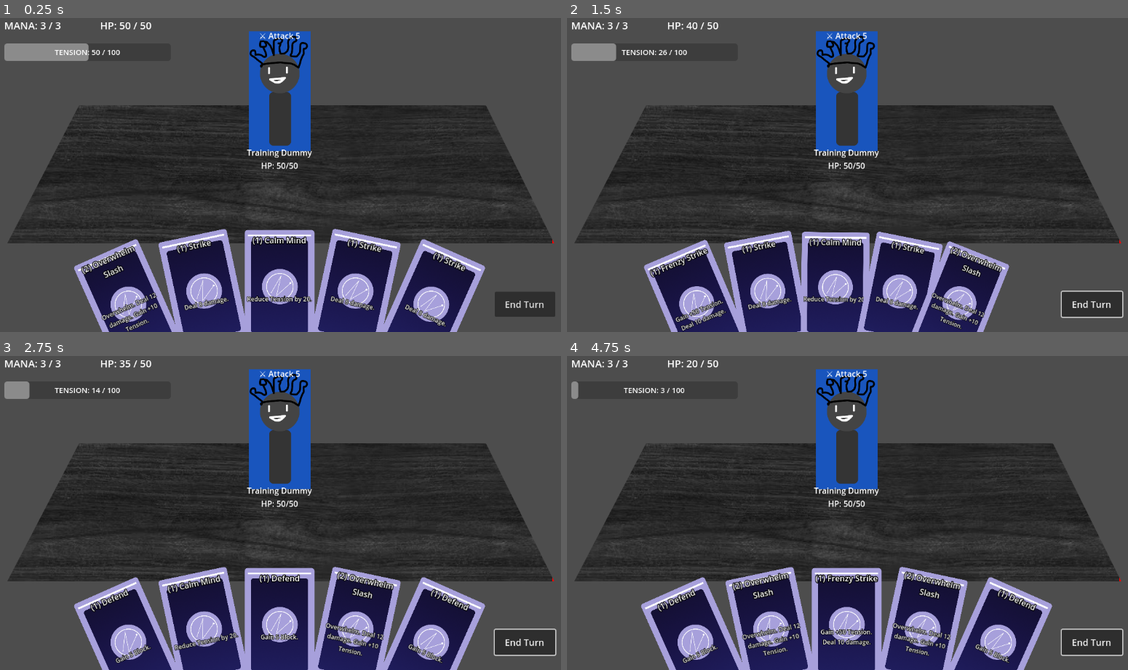
Above: before the commit, frames 1-4 (two rows, left to right).
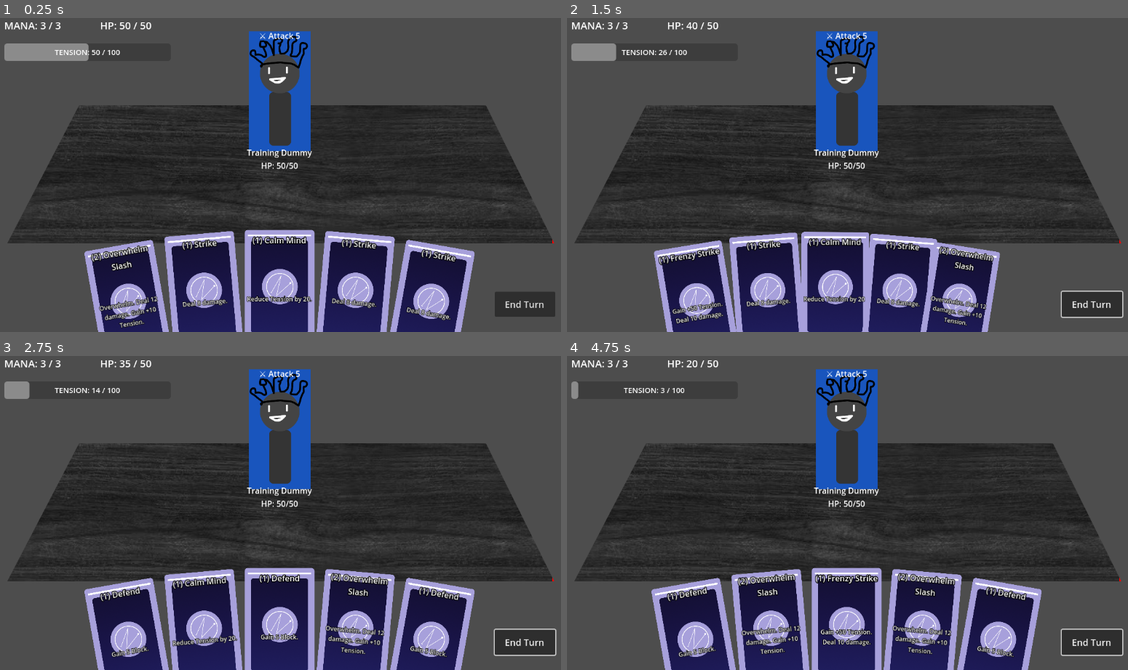
Above: after the commit, the same moments.

Repository: Stormfury962/arcana
Game: Godot game, scene res://main.tscn
The game is run twice, just before and just after one commit, with the same random seed, the same clock (stepped at 60 frames per second) and the same inputs.
Inputs (mouse positions are in pixels of both pictures, inside the frame that each line leads up to):
- Up to frame 1 (0.25 s): no input
- Up to frame 2 (1.5 s): click "End Turn" at 0.5 s; tap Enter at 1.25 s; move the mouse to (976, 153) at 1.27 s; hold D from 1.28 s (still down); click (976, 153) at 1.42 s
- Up to frame 3 (2.75 s): release D at 2 s; tap Space at 2 s; drag from (162, 522) to (129, 641) at 2.02 s
- Up to frame 4 (4.75 s): tap Enter at 2.75, 4.25 s; move the mouse to (903, 434) at 2.77 s; hold D 2.78-3.5 s; tap Space at 3.5 s; drag from (819, 572) to (768, 629) at 3.52 s; move the mouse to (1021, 556) at 4.27 s

The runs differ from the first frame. In frame 1, 6.3% of the frame differs, in the area x 13-87%, y 67-100%; in frame 2, 5.9%; in frame 3, 6.3%; in frame 4, 6.5%.

Commit message:
Changes to card structure

Diff:
--- a/Card.gd
+++ b/Card.gd
@@ -66,6 +66,12 @@
 			text = "(%d) %s" % [card_data["cost"], card_data["name"]]
 		name_label.text = text
 
+		# Highlight upgraded cards with a vibrant green header font
+		if card_data.get("is_upgraded", false):
+			name_label.add_theme_color_override("font_color", Color(0.35, 1.0, 0.45, 1.0))
+		else:
+			name_label.add_theme_color_override("font_color", Color(1.0, 1.0, 1.0, 1.0))
+
 	# Body Text: Human-readable Description
 	if desc_label:
 		if card_data.has("description"):
--- a/CardDatabase.gd
+++ b/CardDatabase.gd
@@ -1,7 +1,7 @@
 class_name CardDatabase
 extends Node2D
 
-# Centralized Card Repository
+# Centralized Card Repository with Upgrade schemas
 const CARDS: Dictionary = {
 	"strike": {
 		"id": "strike",
@@ -14,7 +14,14 @@
 		"description": "Deal 8 damage.",
 		"effects_sequence": [
 			{"type": "damage", "value": 8}
-		]
+		],
+		"upgrade": {
+			"name": "Strike+",
+			"description": "Deal 11 damage.",
+			"effects_sequence": [
+				{"type": "damage", "value": 11}
+			]
+		}
 	},
 	"defend": {
 		"id": "defend",
@@ -27,7 +34,14 @@
 		"description": "Gain 5 Block.",
 		"effects_sequence": [
 			{"type": "block", "value": 5}
-		]
+		],
+		"upgrade": {
+			"name": "Defend+",
+			"description": "Gain 8 Block.",
+			"effects_sequence": [
+				{"type": "block", "value": 8}
+			]
+		}
 	},
 	"frenzy_strike": {
 		"id": "frenzy_strike",
@@ -41,7 +55,15 @@
 		"effects_sequence": [
 			{"type": "tension_change", "value": 50.0},
 			{"type": "damage", "value": 10}
-		]
+		],
+		"upgrade": {
+			"name": "Frenzy Strike+",
+			"description": "Gain +50 Tension. Deal 14 damage.",
+			"effects_sequence": [
+				{"type": "tension_change", "value": 50.0},
+				{"type": "damage", "value": 14}
+			]
+		}
 	},
 	"calm_mind": {
 		"id": "calm_mind",
@@ -54,7 +76,14 @@
 		"description": "Reduce Tension by 20.",
 		"effects_sequence": [
 			{"type": "tension_change", "value": -20.0}
-		]
+		],
+		"upgrade": {
+			"name": "Calm Mind+",
+			"description": "Reduce Tension by 35.",
+			"effects_sequence": [
+				{"type": "tension_change", "value": -35.0}
+			]
+		}
 	},
 	"iron_wave": {
 		"id": "iron_wave",
@@ -68,7 +97,15 @@
 		"effects_sequence": [
 			{"type": "damage", "value": 6},
 			{"type": "block", "value": 5}
-		]
+		],
+		"upgrade": {
+			"name": "Iron Wave+",
+			"description": "Deal 8 damage. Gain 7 Block.",
+			"effects_sequence": [
+				{"type": "damage", "value": 8},
+				{"type": "block", "value": 7}
+			]
+		}
 	},
 	"overwhelm_slash": {
 		"id": "overwhelm_slash",
@@ -83,7 +120,16 @@
 		"effects_sequence": [
 			{"type": "damage", "value": 12},
 			{"type": "tension_change", "value": 10.0}
-		]
+		],
+		"upgrade": {
+			"name": "Overwhelm Slash+",
+			"cost": 1,
+			"description": "Overwhelm. Deal 14 damage. Gain +10 Tension.",
+			"effects_sequence": [
+				{"type": "damage", "value": 14},
+				{"type": "tension_change", "value": 10.0}
+			]
+		}
 	},
 	"rage_burst": {
 		"id": "rage_burst",
@@ -97,16 +143,202 @@
 		"effects_sequence": [
 			{"type": "tension_change", "value": 60.0},
 			{"type": "damage", "value": 18}
-		]
+		],
+		"upgrade": {
+			"name": "Rage Burst+",
+			"description": "Gain +60 Tension. Deal 24 damage.",
+			"effects_sequence": [
+				{"type": "tension_change", "value": 60.0},
+				{"type": "damage", "value": 24}
+			]
+		}
 	}
 }
 
-## Returns a unique copy of a card by its ID
+# Centralized Charms / Enchantments Repository
+const CHARMS: Dictionary = {
+	"charm_heavy": {
+		"id": "charm_heavy",
+		"name": "Heavy",
+		"description": "+4 Damage",
+		"type": "prefix",
+		"modify_damage": 4
+	},
+	"charm_sturdy": {
+		"id": "charm_sturdy",
+		"name": "Sturdy",
+		"description": "+3 Block",
+		"type": "prefix",
+		"modify_block": 3
+	},
+	"charm_siphon": {
+		"id": "charm_siphon",
+		"name": "Siphoning",
+		"description": "Gain 4 Block",
+		"type": "suffix",
+		"add_effect": {"type": "block", "value": 4}
+	},
+	"charm_light": {
+		"id": "charm_light",
+		"name": "Lightweight",
+		"description": "-1 Cost",
+		"type": "prefix",
+		"modify_cost": -1
+	},
+	"charm_focused": {
+		"id": "charm_focused",
+		"name": "Focusing",
+		"description": "Reduce Tension by 15",
+		"type": "suffix",
+		"add_effect": {"type": "tension_change", "value": -15.0}
+	},
+	"charm_furious": {
+		"id": "charm_furious",
+		"name": "Furious",
+		"description": "Gain +20 Tension",
+		"type": "suffix",
+		"add_effect": {"type": "tension_change", "value": 20.0}
+	}
+}
+
+## Instantiates a fresh card instance with upgrade & charm state metadata
+static func create_card_instance(card_id: String, is_upgraded: bool = false, charms: Array[String] = []) -> Dictionary:
+	if not CARDS.has(card_id):
+		push_error("Card ID '%s' not found in CardDatabase!" % card_id)
+		return {}
+
+	var instance: Dictionary = CARDS[card_id].duplicate(true)
+	instance["is_upgraded"] = false
+	instance["charms"] = []
+
+	if is_upgraded:
+		apply_upgrade(instance)
+
+	for charm_id in charms:
+		apply_charm(instance, charm_id)
+
+	return instance
+
+## Returns a unique copy of a card by its ID (backward compatible)
 static func get_card(card_id: String) -> Dictionary:
-	if CARDS.has(card_id):
-		return CARDS[card_id].duplicate(true)
-	push_error("Card ID '%s' not found in CardDatabase!" % card_id)
+	return create_card_instance(card_id)
+
+## Returns true if the card can be upgraded
+static func can_upgrade(card_instance: Dictionary) -> bool:
+	if card_instance.is_empty():
+		return false
+	if card_instance.get("is_upgraded", false):
+		return false
+	var card_id = card_instance.get("id", "")
+	if CARDS.has(card_id) and CARDS[card_id].has("upgrade"):
+		return true
+	return card_instance.has("upgrade")
+
+## Applies card upgrade transformations in-place to a card instance
+static func apply_upgrade(card_instance: Dictionary) -> bool:
+	if not can_upgrade(card_instance):
+		return false
+
+	card_instance["is_upgraded"] = true
+	var card_id = card_instance.get("id", "")
+	var upgrade_data: Dictionary = {}
+
+	if CARDS.has(card_id) and CARDS[card_id].has("upgrade"):
+		upgrade_data = CARDS[card_id]["upgrade"]
+	elif card_instance.has("upgrade"):
+		upgrade_data = card_instance["upgrade"]
+
+	if upgrade_data.has("name"):
+		card_instance["name"] = upgrade_data["name"]
+	else:
+		card_instance["name"] = card_instance.get("name", "Card") + "+"
+
+	if upgrade_data.has("cost"):
+		card_instance["cost"] = upgrade_data["cost"]
+
+	if upgrade_data.has("description"):
+		card_instance["description"] = upgrade_data["description"]
+
+	if upgrade_data.has("effects_sequence"):
+		card_instance["effects_sequence"] = upgrade_data["effects_sequence"].duplicate(true)
+
+	# Re-apply any existing charms on top of the upgraded base
+	var existing_charms = card_instance.get("charms", []).duplicate()
+	card_instance["charms"] = []
+	for charm_id in existing_charms:
+		apply_charm(card_instance, charm_id)
+
+	return true
+
+## Applies a Charm / Enchantment to a card instance in-place
+static func apply_charm(card_instance: Dictionary, charm_id: String) -> bool:
+	if not CHARMS.has(charm_id):
+		push_error("Charm ID '%s' not found in CardDatabase!" % charm_id)
+		return false
+
+	var charm_def = CHARMS[charm_id]
+	var charms_list: Array = card_instance.get("charms", [])
+
+	# Prevent duplicate charm of same ID on a single card
+	if charm_id in charms_list:
+		return false
+
+	charms_list.append(charm_id)
+	card_instance["charms"] = charms_list
+
+	# 1. Modify Cost
+	if charm_def.has("modify_cost"):
+		var new_cost = max(0, card_instance.get("cost", 0) + charm_def["modify_cost"])
+		card_instance["cost"] = new_cost
+
+	# 2. Modify Damage / Block values in effects_sequence
+	var effects: Array = card_instance.get("effects_sequence", [])
+	if charm_def.has("modify_damage"):
+		for step in effects:
+			if step.get("type") == "damage":
+				step["value"] = step.get("value", 0) + charm_def["modify_damage"]
+
+	if charm_def.has("modify_block"):
+		for step in effects:
+			if step.get("type") == "block":
+				step["value"] = step.get("value", 0) + charm_def["modify_block"]
+
+	# 3. Append additional effect steps
+	if charm_def.has("add_effect"):
+		effects.append(charm_def["add_effect"].duplicate(true))
+
+	card_instance["effects_sequence"] = effects
+
+	# 4. Update Name & Description with Charm text
+	var charm_name = charm_def.get("name", "")
+	var card_name = card_instance.get("name", "Card")
+	if not ("[" + charm_name + "]") in card_name:
+		card_instance["name"] = "[%s] %s" % [charm_name, card_name]
+
+	var charm_desc = charm_def.get("description", "")
+	var current_desc = card_instance.get("description", "")
+	if not charm_desc in current_desc:
+		card_instance["description"] = "%s %s." % [current_desc.trim_suffix("."), charm_desc]
+
+	return true
+
+## Returns all charms available in the database
+static func get_all_charms() -> Dictionary:
+	return CHARMS.duplicate(true)
+
+## Returns a specific charm definition dictionary
+static func get_charm(charm_id: String) -> Dictionary:
+	if CHARMS.has(charm_id):
+		return CHARMS[charm_id].duplicate(true)
 	return {}
+
+## Returns a random charm definition
+static func get_random_charm() -> Dictionary:
+	var keys = CHARMS.keys()
+	if keys.is_empty():
+		return {}
+	keys.shuffle()
+	return CHARMS[keys[0]].duplicate(true)
 
 ## Returns a starter deck list of card dictionaries
 static func get_starter_deck(deck_size: int = 12) -> Array[Dictionary]:
@@ -115,7 +347,7 @@
 
 	for i in range(deck_size):
 		var card_id = starter_ids[i % starter_ids.size()]
-		var card_data = get_card(card_id)
+		var card_data = create_card_instance(card_id)
 		card_data["unique_id"] = i + 1
 		result.append(card_data)
 
@@ -123,7 +355,7 @@
 
 ## Returns X random card choices matching player_class, excluding "Basic" rarity cards
 static func get_random_card_rewards(player_class: String = "Warrior", count: int = 3) -> Array[Dictionary]:
-	var eligible_cards: Array[Dictionary] = []
+	var eligible_ids: Array[String] = []
 
 	for key in CARDS:
 		var card_data = CARDS[key]
@@ -132,12 +364,13 @@
 
 		# Filter: Must match player class AND must NOT be Basic rarity
 		if c_class == player_class and c_rarity != "Basic":
-			eligible_cards.append(card_data.duplicate(true))
-
-	eligible_cards.shuffle()
+			eligible_ids.append(key)
+
+	eligible_ids.shuffle()
 
 	var rewards: Array[Dictionary] = []
-	for i in range(min(count, eligible_cards.size())):
-		rewards.append(eligible_cards[i])
+	for i in range(min(count, eligible_ids.size())):
+		var card_id = eligible_ids[i]
+		rewards.append(create_card_instance(card_id))
 
 	return rewards
--- a/HandManager.gd
+++ b/HandManager.gd
@@ -7,7 +7,8 @@
 
 # Fan Layout configuration parameters
 @export var hand_center_offset: Vector2 = Vector2(0, 30)
-@export var max_fan_angle_deg: float = 24.0 # Total spread angle (-12 deg to +12 deg)
+@export var max_fan_angle_deg: float = 24.0 # Maximum total fan spread angle for a full hand (-12 deg to +12 deg)
+@export var angle_per_card_deg: float = 5.0 # Angle step per card in hand (scales angle down for smaller hands)
 @export var max_card_spacing: float = 120.0
 @export var max_hand_width: float = 650.0
 @export var curve_height: float = 35.0 # Vertical drop at hand edges for fan arc
@@ -142,10 +143,14 @@
 	var spacing = total_width / max(1, count - 1) if count > 1 else 0.0
 	var start_x = hand_center.x - (total_width / 2.0) if count > 1 else hand_center.x
 
-	# Calculate rotation angles across the fan
-	var max_angle_rad = deg_to_rad(max_fan_angle_deg)
-	var angle_step = (max_angle_rad * 2.0) / max(1, count - 1) if count > 1 else 0.0
-	var start_angle = -max_angle_rad if count > 1 else 0.0
+	# Dynamically calculate fan rotation angle based on card count (gentler tilt for smaller hands)
+	var current_fan_angle_deg = min(max_fan_angle_deg, (count - 1) * angle_per_card_deg) if count > 1 else 0.0
+	var half_angle_rad = deg_to_rad(current_fan_angle_deg / 2.0)
+	var angle_step = (half_angle_rad * 2.0) / (count - 1) if count > 1 else 0.0
+	var start_angle = -half_angle_rad if count > 1 else 0.0
+
+	# Scale vertical arc curve height proportionally with fan angle spread
+	var effective_curve_height = curve_height * (current_fan_angle_deg / max_fan_angle_deg) if max_fan_angle_deg > 0 else 0.0
 
 	for i in range(count):
 		var card = card_nodes[i]
@@ -157,7 +162,7 @@
 
 		# Position calculation (Horizontal spread + Parabolic Vertical Arc)
 		var pos_x = start_x + (i * spacing) if count > 1 else hand_center.x
-		var pos_y = hand_center.y + (normalized_offset * normalized_offset * curve_height)
+		var pos_y = hand_center.y + (normalized_offset * normalized_offset * effective_curve_height)
 		var target_pos = Vector2(pos_x, pos_y)
 
 		# Fan Rotation
